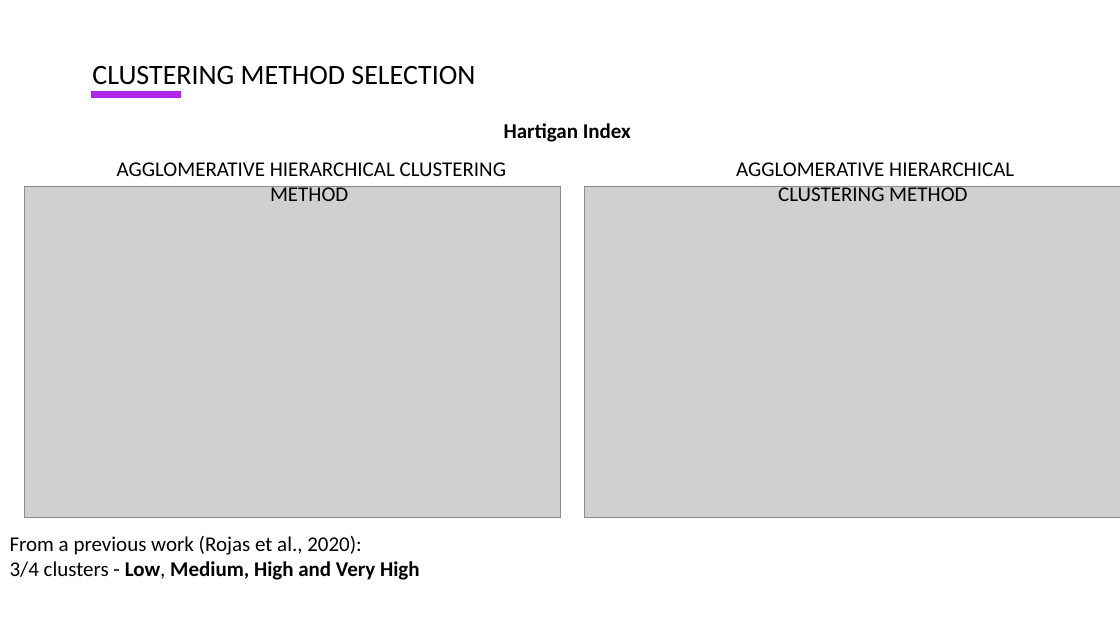
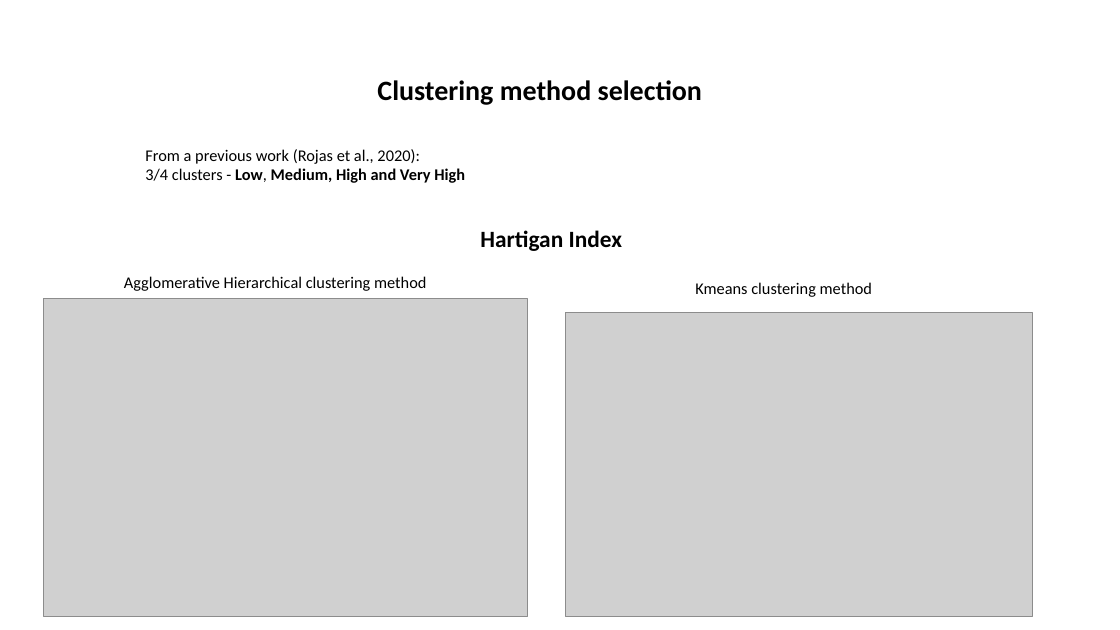
Before and after one commit to MKZuziak/SLLD_2022-_Users-Consumption-Behavior, a slide deck: slide 19 of Unsupervised methods to group users’ consumption behaviour to enhance personalize service degradation policies.pptx (slide 20 before the commit). Drawn at 1120x630 pixels with LibreOffice and Linux fonts; fonts in the diff are those of the drawing; grey boxes stand for pictures. Boxes give left, top, right and bottom in pixels: in the first picture for what was removed or moved away, otherwise in the second. Text is boxed around its words. In the diff, an @@ line names an element or a change of style, - is before the commit and + after.

```diff
--- a/Unsupervised methods to group users’ consumption behaviour to enhance personalize service degradation policies.pptx
+++ b/Unsupervised methods to group users’ consumption behaviour to enhance personalize service degradation policies.pptx
@@ text "Clustering method selection" at (377,80,702,105): vertical alignment top to middle @@
@@ text at (377,80,702,105): text changed; bold on @@
-CLUSTERING METHOD SELECTION
+Clustering method selection
@@ line removed from (91, 95) to (181, 95) @@
@@ text "From a previous work (Rojas ...": place and size @@
-text "From a previous work (Rojas ..." at (10,536,420,580)
+text "From a previous work (Rojas ..." at (145,149,465,183)
@@ text "From a previous work (Rojas ..." at (145,149,465,183): size 18 to 14 pt @@
@@ picture removed at (24,187,560,518) @@
@@ picture removed at (585,187,1120,518) @@
@@ text "Hartigan Index": place and size @@
-text "Hartigan Index" at (504,123,631,142)
+text "Hartigan Index" at (480,230,622,251)
@@ text "Hartigan Index" at (480,230,622,251): size 18 to 20 pt @@
@@ picture added at (43,299,528,616) @@
@@ text at (124,276,426,291): text changed; size 18 to 14 pt @@
-AGGLOMERATIVE HIERARCHICAL CLUSTERING METHOD
+Agglomerative Hierarchical clustering method
@@ text at (695,282,872,297): text changed; size 18 to 14 pt @@
-AGGLOMERATIVE HIERARCHICAL CLUSTERING METHOD
+Kmeans clustering method
@@ picture added at (565,313,1033,617) @@
```
Also in this commit, not shown: 15 other slides changed, 6 slides added, 7 slides removed, 1 other file.
